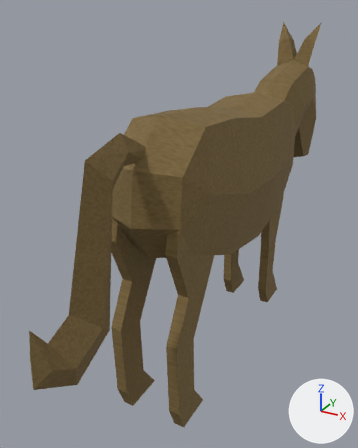
A saved change to the FBX model Assets/Models/donkey.fbx.
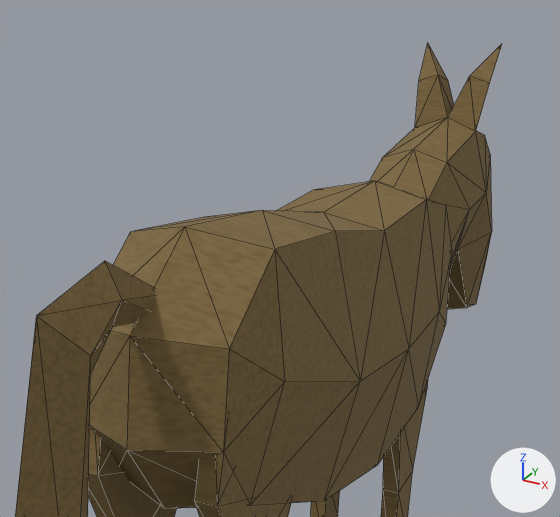
Each version is shown whole from a camera (50 mm lens) standing at (0.683, -1.571, 1.247) and looking at (-0.125, -0.102, 0.512), then close up on the part from 19% to 98% of the width and 0% to 59% of the height. Lighting does not change. The marker at lower right points along +X, +Y and +Z. The close-ups show mesh edges as thin lines. Where no turn or scale is listed for an object, it has been applied to the vertices.

Script lines for the objects in view, before the commit:
```python
me_mesh_001 = bpy.data.meshes.new('Mesh.001')
me_mesh_001.from_pydata(...)  # 47 vertices, 90 faces; spans x -0.169..0.169, y -0.952..0.175, z -0.273..0.3
me_mesh_001.materials.append(mat_donkey)  # picture img_donkey_d_tga
me_mesh_005 = bpy.data.meshes.new('Mesh.005')
me_mesh_005.from_pydata(...)  # 18 vertices, 32 faces; spans x -0.018..0.018, y -0.139..0.114, z -0.44..0.151
me_mesh_005.materials.append(mat_donkey)  # picture img_donkey_d_tga
me_mesh_008 = bpy.data.meshes.new('Mesh.008')
me_mesh_008.from_pydata(...)  # 22 vertices, 40 faces; spans x -0.042..0.042, y -0.475..0.026, z -0.502..0.079
me_mesh_008.materials.append(mat_donkey)  # picture img_donkey_d_tga
ob_donkey_body = bpy.data.objects.new('donkey_body', me_mesh_001)
ob_donkey_body.location = (0.0, 0.361, 0.68)
ob_donkey_tail = bpy.data.objects.new('donkey_tail', me_mesh_008)
ob_donkey_tail.location = (0.0, -0.509, 0.894)
ob_donkey_thigh_l = bpy.data.objects.new('donkey_thigh_L', me_mesh_005)
ob_donkey_thigh_l.location = (-0.098, -0.412, 0.717)
# also in view: 'donkey_head' at (0.0, 0.68, 0.856); 'donkey_thigh_R' at (0.098, -0.425, 0.573); 'donkey_legs' at (-0.001, 0.36, 0.384)
```
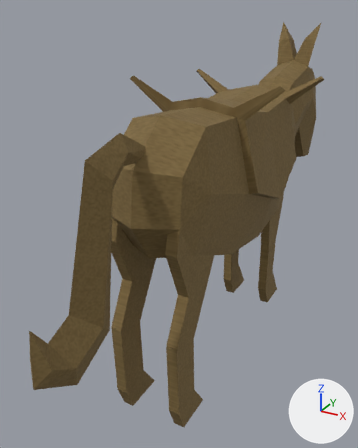
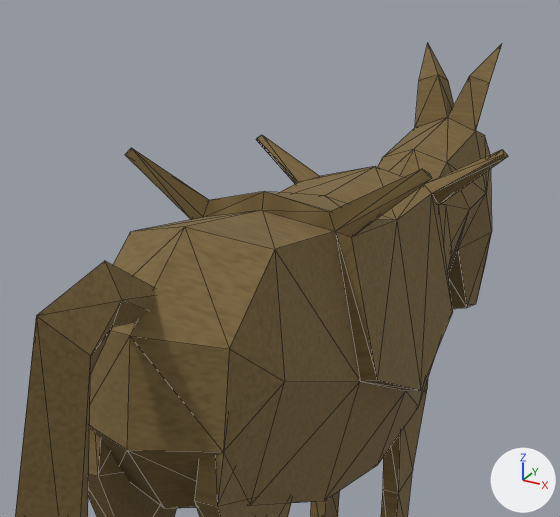
Commit message: Donkey hooks
Added visual hooks to donkey model

Pixel boxes [x1, y1, x2, y2] of what changed, in the close-ups (560 x 517 px):
```json
{"object": "donkey_body", "change": "reshaped", "before": [90, 181, 452, 508], "after": [90, 135, 508, 508], "on screen": "15% wider, 14% taller"}
{"part": 1, "of": "me_mesh_001", "change": "built on", "before": [263, 181, 439, 501], "after": [125, 135, 508, 501]}
```

Edits to the scene script, one JSON object a line:
```json
{"block": "me_mesh_001", "where": "# used by ob_donkey_body; location = (0.0, 0.361, 0.68)"}
{"op": "remove", "block": "me_mesh_001", "code": "me_mesh_001.from_pydata(...)  # 47 vertices, 90 faces; spans x -0.169..0.169, y -0.952..0.175, z -0.273..0.3"}
{"op": "add", "block": "me_mesh_001", "code": "me_mesh_001.from_pydata(...)  # 79 vertices, 154 faces; spans x -0.261..0.261, y -0.952..0.175, z -0.273..0.363"}
{"block": "me_mesh_001", "change": "me_mesh_001 part 1"}
{"block": "me_mesh_001", "change": "3 vertices are removed from x -0.116..0.116, y -0.321..-0.315, z 0.222..0.242"}
{"block": "me_mesh_001", "change": "16 faces are deleted"}
{"block": "me_mesh_001", "change": "2 vertices move from x -0.169..0.169, y -0.297, z 0.011 to x -0.169..0.169, y -0.297, z -0.07"}
{"block": "me_mesh_001", "change": "35 vertices are added at x -0.261..0.261, y -0.554..-0.062, z -0.064..0.363"}
{"block": "me_mesh_001", "change": "80 new faces join them"}
```
